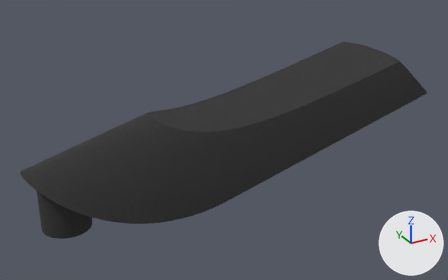
The glTF model GLBFiles/Beleuchtung/Lampen/Viatana.glb as it was, and as the next commit left it.
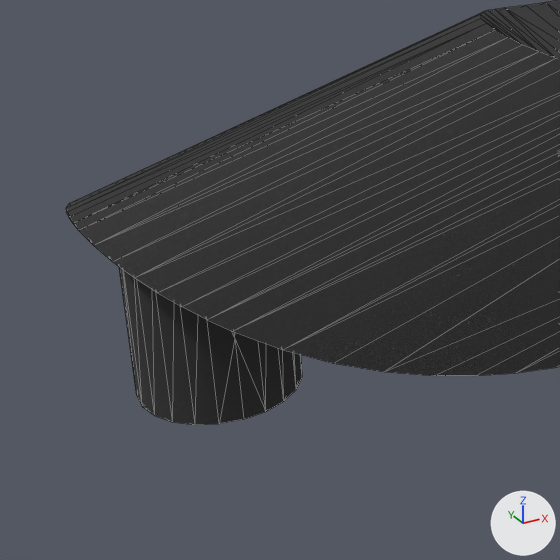
Old and new are each drawn whole from a camera (50 mm lens) standing at (-0.219, -0.988, 0.594) and looking at (0.326, 0.003, 0.099) and again close up on the part from 0% to 38% of the width and 39% to 100% of the height. Every picture has the same lights, and +X, +Y and +Z are marked at lower right. The last two pictures show the newer version. The close-ups show mesh edges as thin lines. Vertices at exactly the same position are counted once.

In view in the first close-up: 'Trilux Viatana'.
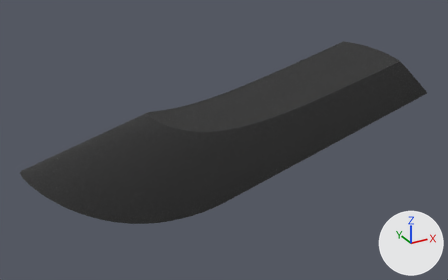
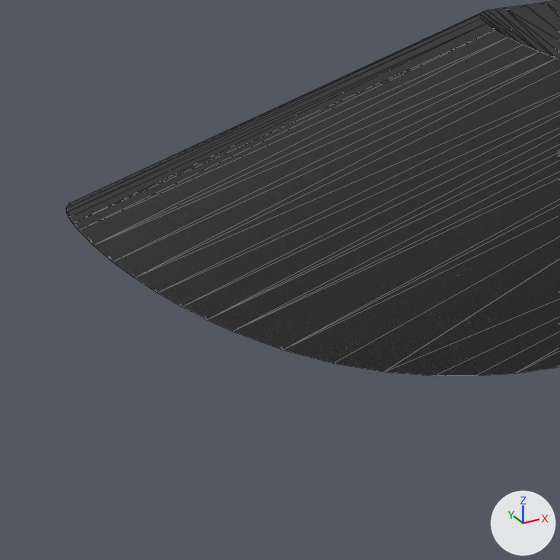
The newer file is also turned or shifted as a whole; pictures and numbers use the older file's frame.

Edits to the scene script, one JSON object a line:
```json
{"block": "me_polyface_014", "where": "# used by ob_trilux_viatana; location = (0.0, 0.0, 0.0)"}
{"op": "remove", "block": "me_polyface_014", "code": "me_polyface_014.from_pydata(...)  # 289 vertices, 548 faces; spans x -0.067..0.766, y -0.115..0.115, z 0.0..0.236"}
{"op": "add", "block": "me_polyface_014", "code": "me_polyface_014.from_pydata(...)  # 243 vertices, 460 faces; spans x -0.067..0.766, y -0.115..0.115, z 0.022..0.236"}
{"block": "me_polyface_014", "change": "me_polyface_014 part 1: the loose piece of 46 vertices spanning x -0.045..0.045, y -0.045..0.045, z 0.0..0.1 is deleted"}
```

Boxes (x1, y1, x2, y2) around the edits, measured in the close-ups (560 x 560 px):
```json
{"object": "Trilux Viatana", "change": "reshaped", "before": [66, 0, 560, 425], "after": [66, 0, 560, 376]}
{"part": 1, "of": "me_polyface_014", "change": "deleted", "before": [119, 267, 302, 425]}
```
